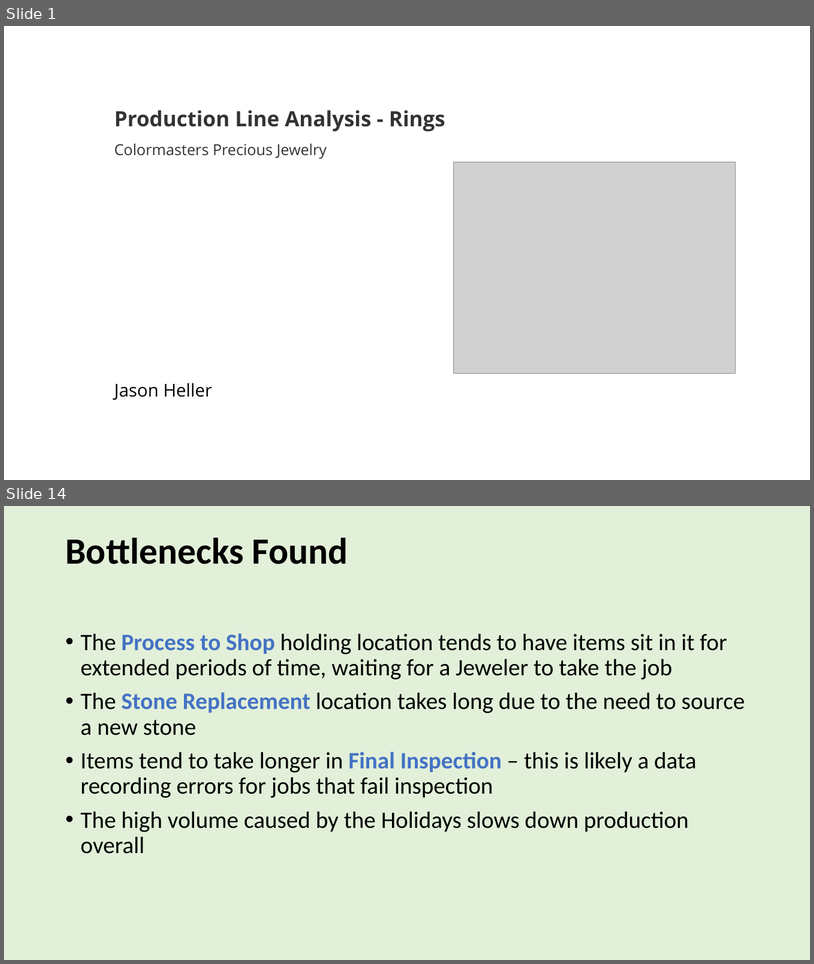
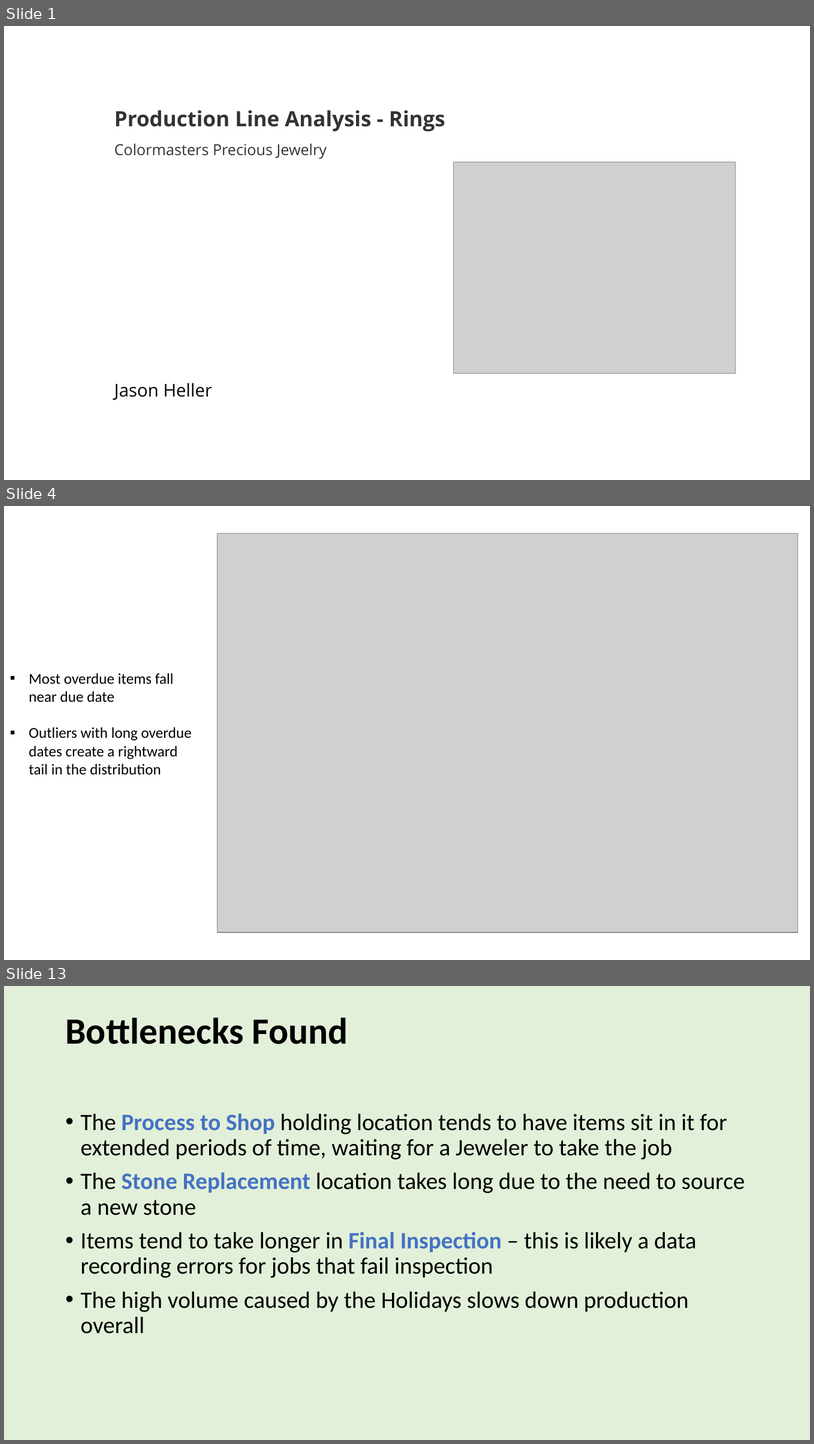
Before and after one commit to jason-heller/CMPJ_ProductionLine, a slide deck: CSI Data Analytics Bootcamp Capstone.pptx. Shown one above the other, each under a label of ours: slides 1 and 14 before the commit, slides 1, 4 and 13 after it; the slides between them are not shown. The pictures are 814x964 and 814x1444 pixels, drawn with LibreOffice and Linux fonts; fonts in the diff are those of the drawing; grey boxes stand for pictures. Boxes give left, top, right and bottom in pixels: in the first picture for what was removed or moved away, otherwise in the second. Text is boxed around its words. In the diff, an @@ line names an element or a change of style, - is before the commit and + after.

```diff
--- a/CSI Data Analytics Bootcamp Capstone.pptx
+++ b/CSI Data Analytics Bootcamp Capstone.pptx
@@ slide 4 added at (4, 506, 810, 960), background #FFFFFF @@
@@ picture added at (217, 534, 798, 933) @@
@@ text added at (29, 673, 192, 775), 18 pt, text #000000 @@
+▪ Most overdue items fall near due date
+▪ Outliers with long overdue dates create a rightward tail in the distribution
@@ what was slide 14 is now slide 13 @@
```
Also in this commit, not shown: 3 slides changed, 6 other slides added, 8 slides removed, 5 other files.
